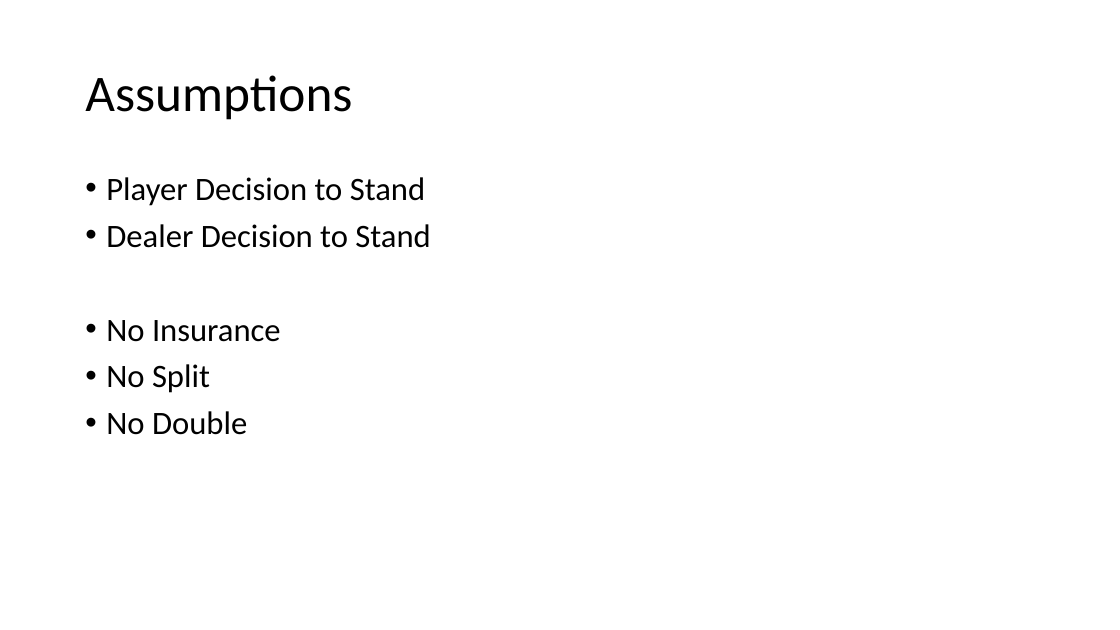
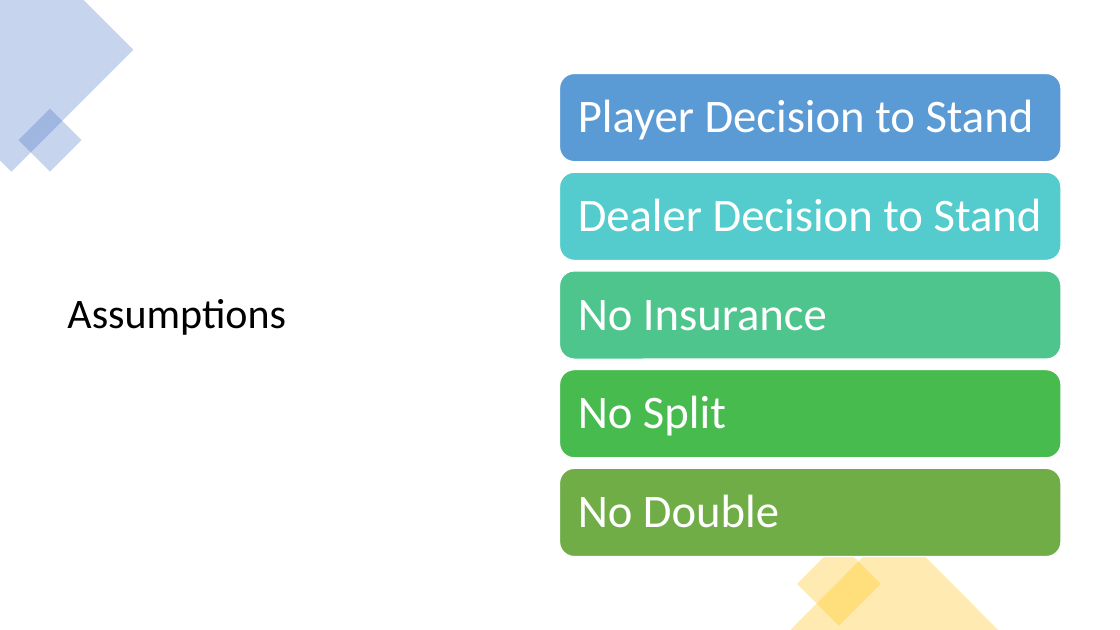
Before and after one commit to ishitamehta2604/Monte-Carlo-Simulation, a slide deck: slide 6 of BlackJack.pptx (slide 7 before the commit). Drawn at 1120x630 pixels with LibreOffice and Linux fonts; fonts in the diff are those of the drawing. Boxes give left, top, right and bottom in pixels: in the first picture for what was removed or moved away, otherwise in the second. Text is boxed around its words. In the diff, an @@ line names an element or a change of style, - is before the commit and + after.

```diff
--- a/BlackJack.pptx
+++ b/BlackJack.pptx
@@ freeform shape added at (x1=0, y1=0, x2=134, y2=172), fill #4472C4 at 30% opacity @@
@@ title "Assumptions" moved from (x1=85, y1=75, x2=352, y2=120) to (x1=67, y1=299, x2=286, y2=335) @@
@@ title "Assumptions" at (x1=67, y1=299, x2=286, y2=335): size 44 to 36 pt @@
@@ rectangle added at (x1=19, y1=108, x2=81, y2=171), fill #4472C4 at 30% opacity @@
@@ text removed at (x1=106, y1=177, x2=430, y2=435) @@
-• Player Decision to Stand
-• Dealer Decision to Stand
-• No Insurance
-• No Split
-• No Double
@@ group added at (x1=560, y1=74, x2=1061, y2=557): 5 rounded rectangles, 5 texts @@
+Player Decision to Stand
+Dealer Decision to Stand
+No Insurance
+No Split
+No Double
@@ triangle added at (x1=791, y1=526, x2=998, y2=630), fill #FFC000 at 30% opacity @@
@@ rectangle added at (x1=797, y1=542, x2=881, y2=627), fill #FFC000 at 30% opacity @@
```
Also in this commit, not shown: 5 other slides changed, 2 slides added, 3 slides removed, 1 other file.
